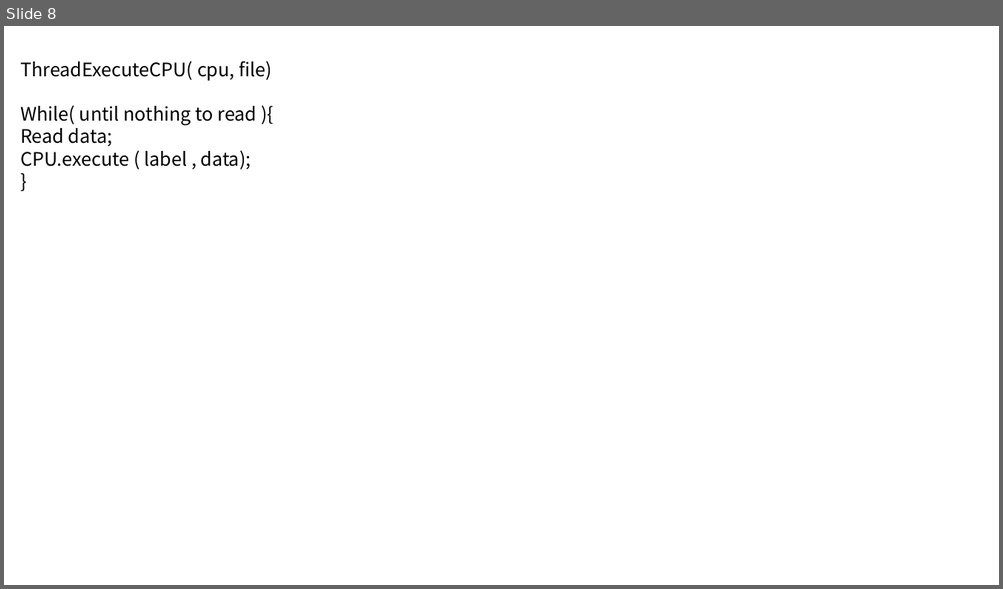
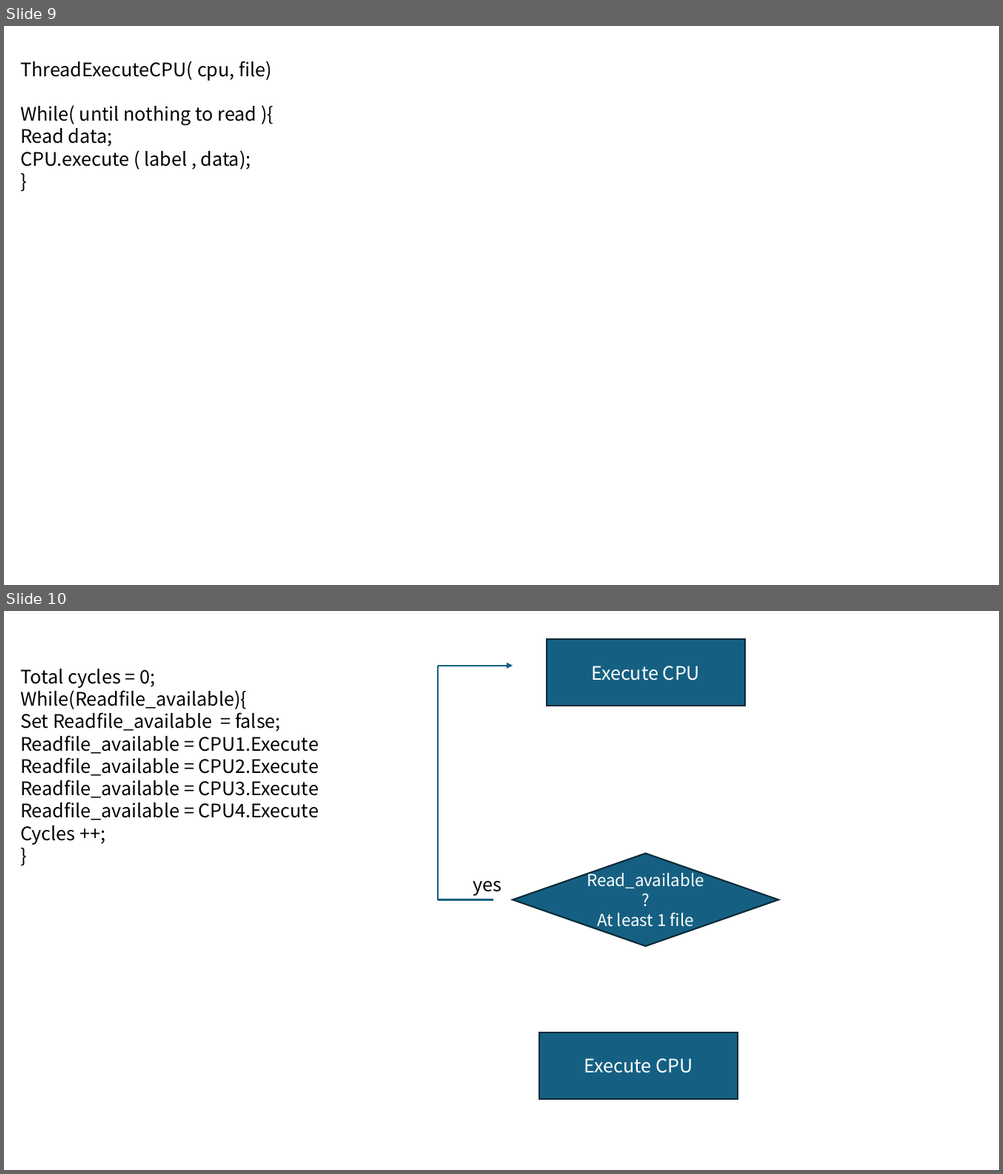
Before and after one commit to GillchLee/CS4223, a slide deck: assignment2/Assignment2.pptx. Shown one above the other, each under a label of ours: slide 8 before the commit, slides 9 and 10 after it. The pictures are 1003x589 and 1003x1174 pixels, drawn with LibreOffice and Linux fonts; fonts in the diff are those of the drawing. Boxes give left, top, right and bottom in pixels: in the first picture for what was removed or moved away, otherwise in the second. Text is boxed around its words. In the diff, an @@ line names an element or a change of style, - is before the commit and + after.

```diff
--- a/assignment2/Assignment2.pptx
+++ b/assignment2/Assignment2.pptx
@@ slide 10 added at [4,611,999,1170], background #FFFFFF @@
@@ rectangle added at [546,639,745,706], fill #156082, outline #092A39 1.5 pt, 18 pt, text #FFFFFF @@
+Execute CPU
@@ text added at [20,669,318,845], 18 pt, text #000000 @@
+Total cycles = 0;
+While(Readfile_available){
+Set Readfile_available = false;
+Readfile_available = CPU1.Execute
+Readfile_available = CPU2.Execute
+Readfile_available = CPU3.Execute
+Readfile_available = CPU4.Execute
+Cycles ++;
+}
@@ line added from (438, 666) to (438, 900), #156082 1.5 pt @@
@@ arrow added from (438, 666) to (513, 666), #156082 1.5 pt @@
@@ diamond added at [513,854,779,946], fill #156082, outline #092A39 1.5 pt, 16 pt, text #FFFFFF @@
+Read_available?
+At least 1 file
@@ text added at [473,881,502,896], 18 pt, text #000000 @@
+yes
@@ line added from (493, 900) to (438, 900), #156082 1.5 pt @@
@@ rectangle added at [539,1033,737,1099], fill #156082, outline #092A39 1.5 pt, 18 pt, text #FFFFFF @@
+Execute CPU
@@ what was slide 8 is now slide 9 @@
```
Also in this commit, not shown: 3 slides changed, 1 other slide added, 1 slide removed.
